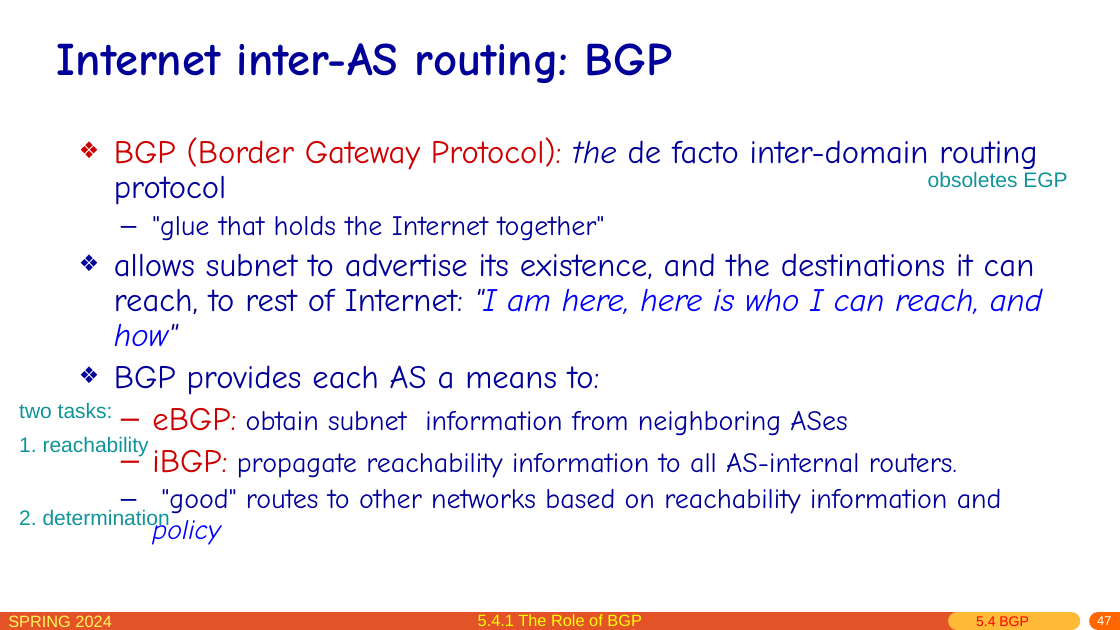
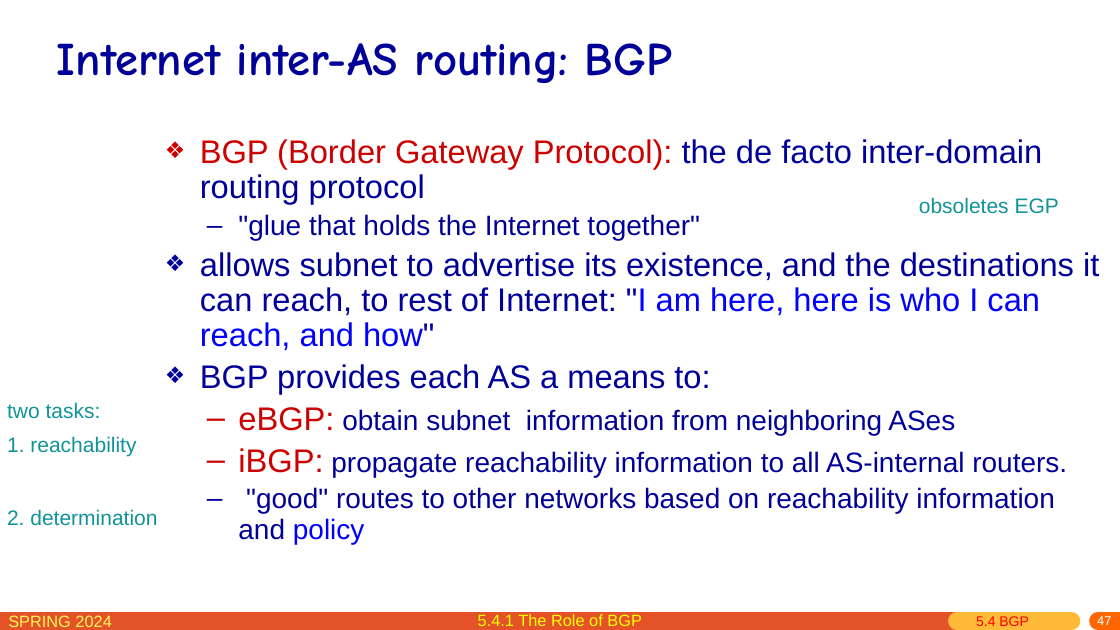
Before and after one commit to network-whu/slides, a slide deck: slide 47 of pptx/chapter5.pptx. Drawn at 1120x630 pixels with LibreOffice and Linux fonts; fonts in the diff are those of the drawing. Boxes give left, top, right and bottom in pixels: in the first picture for what was removed or moved away, otherwise in the second. Text is boxed around its words. In the diff, an @@ line names an element or a change of style, - is before the commit and + after.

```diff
--- a/pptx/chapter5.pptx
+++ b/pptx/chapter5.pptx
@@ text "BGP (Border Gateway Protocol): the ...": place and size @@
-text "BGP (Border Gateway Protocol): the ..." at <box>114,137,1042,545</box>
+text "BGP (Border Gateway Protocol): the ..." at <box>200,139,1099,544</box>
@@ text "BGP (Border Gateway Protocol): the ..." at <box>200,139,1099,544</box>: font Comic Neue to Arial; italic off in "the", ""I am here, here is who I ...", "policy" @@
@@ text "obsoletes EGP": place and size @@
-text "obsoletes EGP" at <box>928,171,1067,188</box>
+text "obsoletes EGP" at <box>919,197,1059,214</box>
@@ 3 texts: place and size @@
-3 texts at <box>19,402,170,529</box>
+3 texts at <box>7,402,157,526</box>
```
Also in this commit, not shown: 3 other slides changed.
